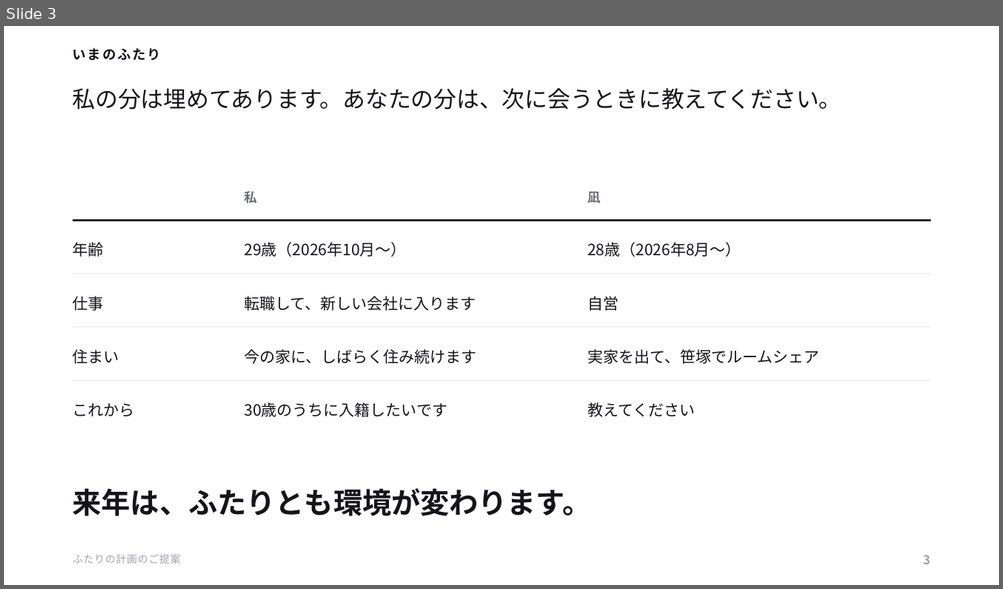
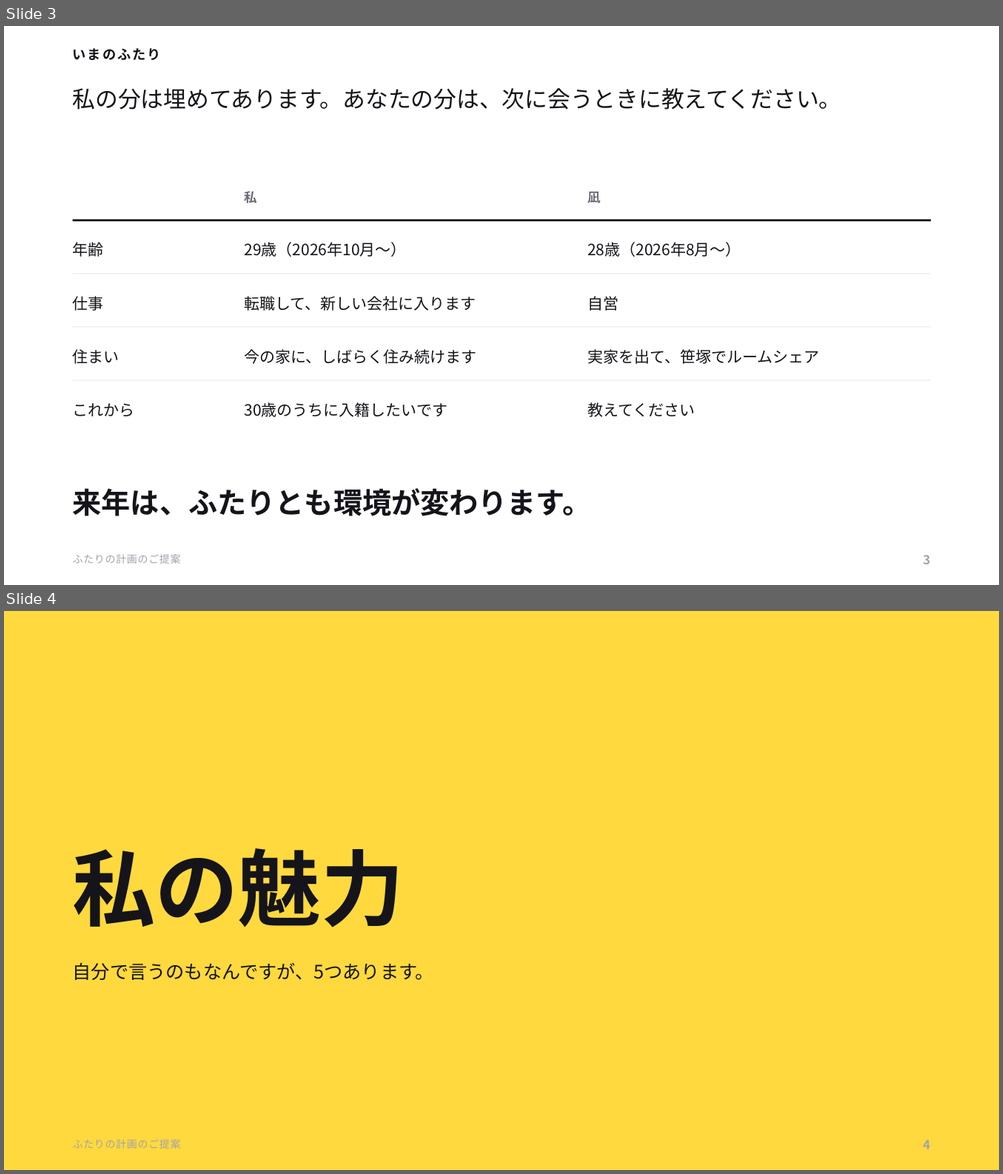
Before and after one commit to ayaka1933-glitch/portfolio, a slide deck: proposal/ふたりの計画のご提案.pptx. Shown one above the other, each under a label of ours: slide 3 before the commit, slides 3 and 4 after it. The pictures are 1003x589 and 1003x1174 pixels, drawn with LibreOffice and Linux fonts; fonts in the diff are those of the drawing. Boxes give left, top, right and bottom in pixels: in the first picture for what was removed or moved away, otherwise in the second. Text is boxed around its words. In the diff, an @@ line names an element or a change of style, - is before the commit and + after.

```diff
--- a/proposal/ふたりの計画のご提案.pptx
+++ b/proposal/ふたりの計画のご提案.pptx
@@ slide 4 added at bbox=[4, 611, 999, 1170], background #FFD93D @@
@@ text added at bbox=[73, 849, 404, 928], 80 pt, text #14141A, bold @@
+私の魅力
@@ text added at bbox=[73, 963, 434, 980], 18 pt, text #14141A @@
+自分で言うのもなんですが、5つあります。
@@ text added at bbox=[73, 1139, 181, 1149], 10 pt, text #A3A3AE @@
+ふたりの計画のご提案
@@ text added at bbox=[922, 1140, 930, 1150], 12 pt, text #A3A3AE, bold @@
+4
```
Also in this commit, not shown: 9 slides changed, 4 other slides added, 4 other files.
